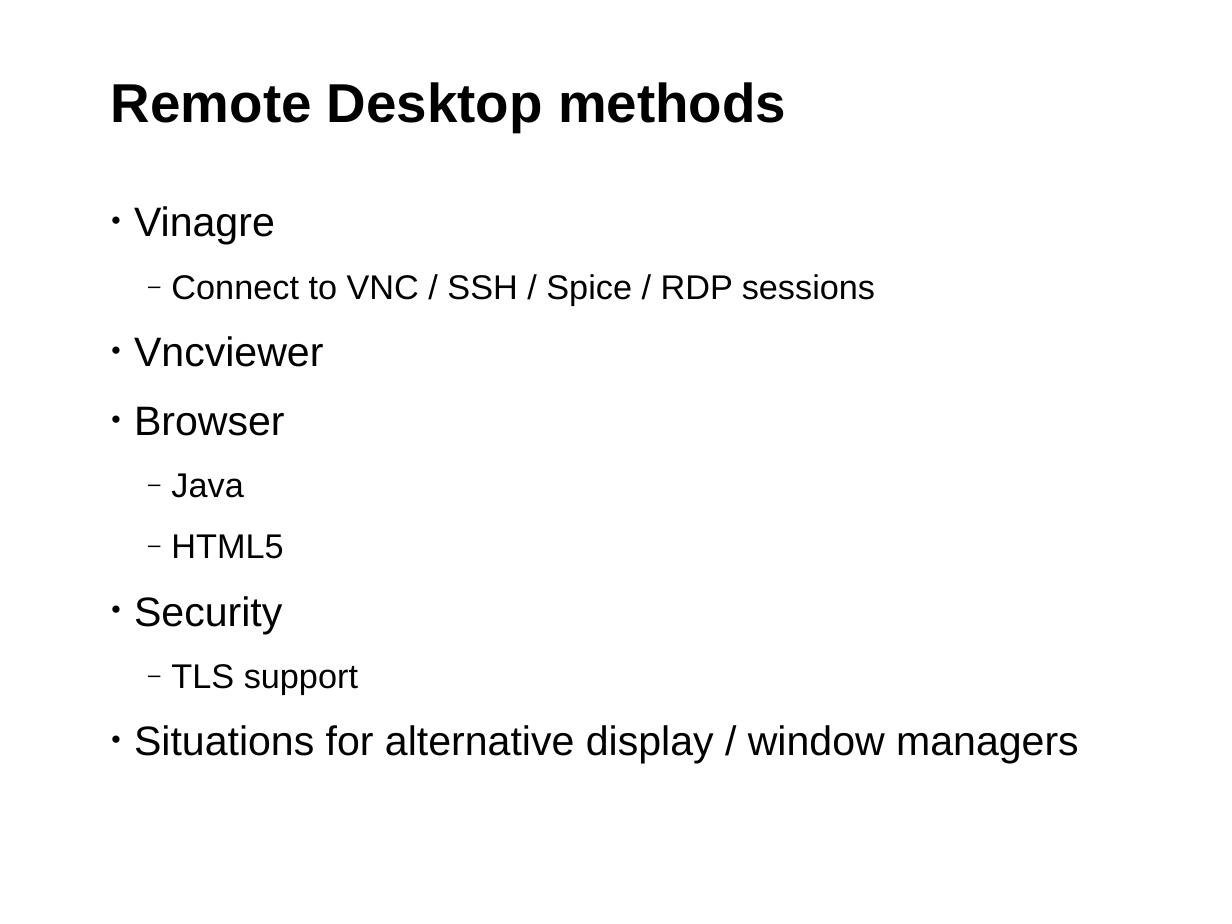
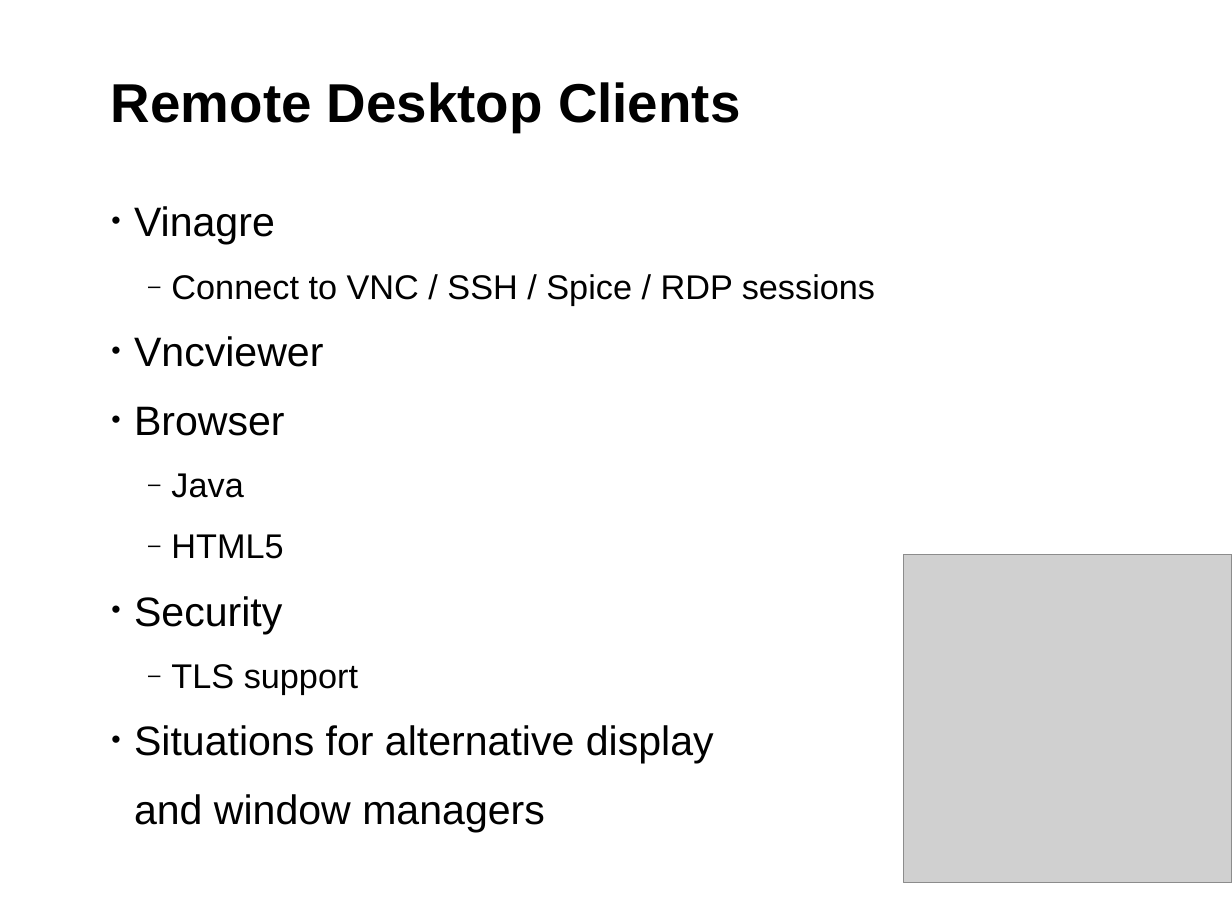
Before and after one commit to sreeves/presentation, a slide deck: slide 6 of SUSECON_2015_RemoteDesktop.odp (slide 4 before the commit). Drawn at 1232x924 pixels with LibreOffice and Linux fonts; fonts in the diff are those of the drawing; grey boxes stand for pictures; background and template pictures are left out. Boxes give left, top, right and bottom in pixels: in the first picture for what was removed or moved away, otherwise in the second. Text is boxed around its words. In the diff, an @@ line names an element or a change of style, - is before the commit and + after.

```diff
--- a/SUSECON_2015_RemoteDesktop.odp
+++ b/SUSECON_2015_RemoteDesktop.odp
@@ title at box(111, 82, 741, 132): text changed @@
-Remote Desktop methods
+Remote Desktop Clients
@@ picture added at box(903, 554, 1232, 883) @@
@@ text at box(134, 725, 714, 825): text changed @@
-• Situations for alternative display / window managers
+• Situations for alternative display
+and window managers
```
Also in this commit, not shown: 3 other slides changed, 11 slides added, 3 slides removed, 1 other file.
